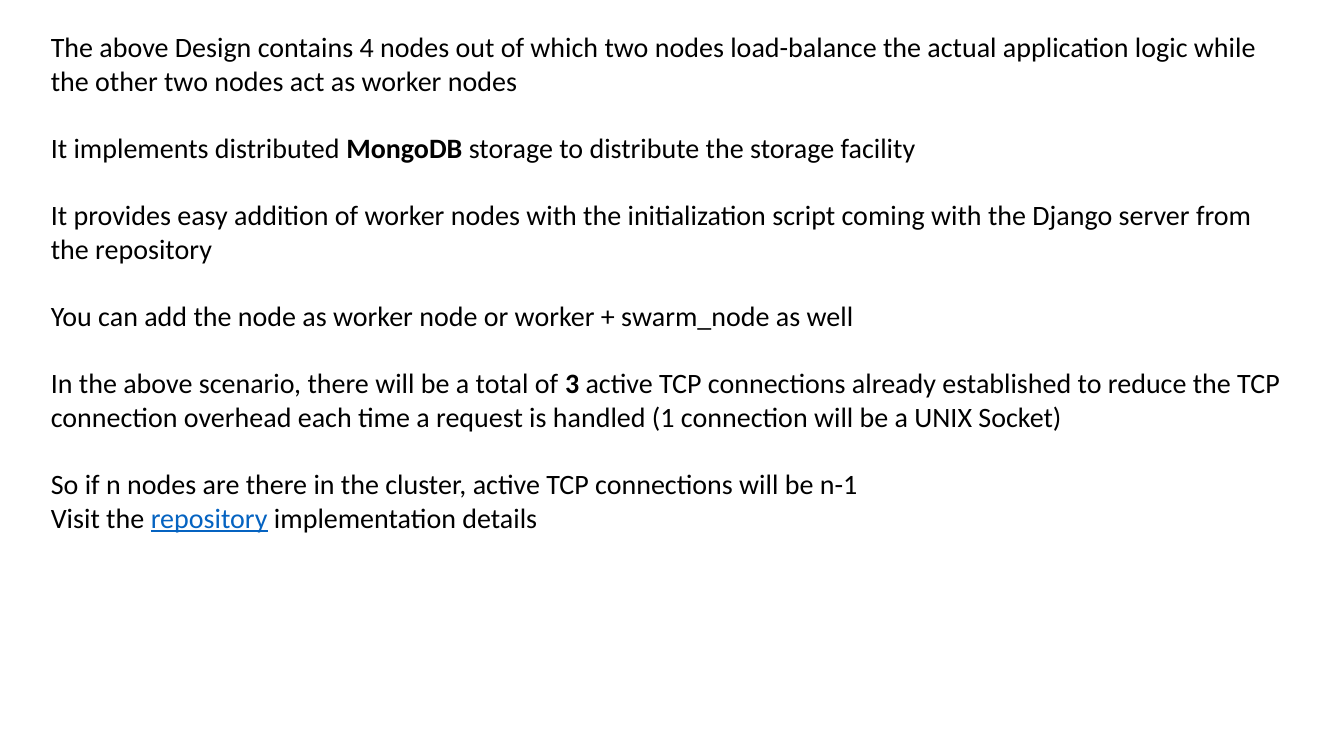
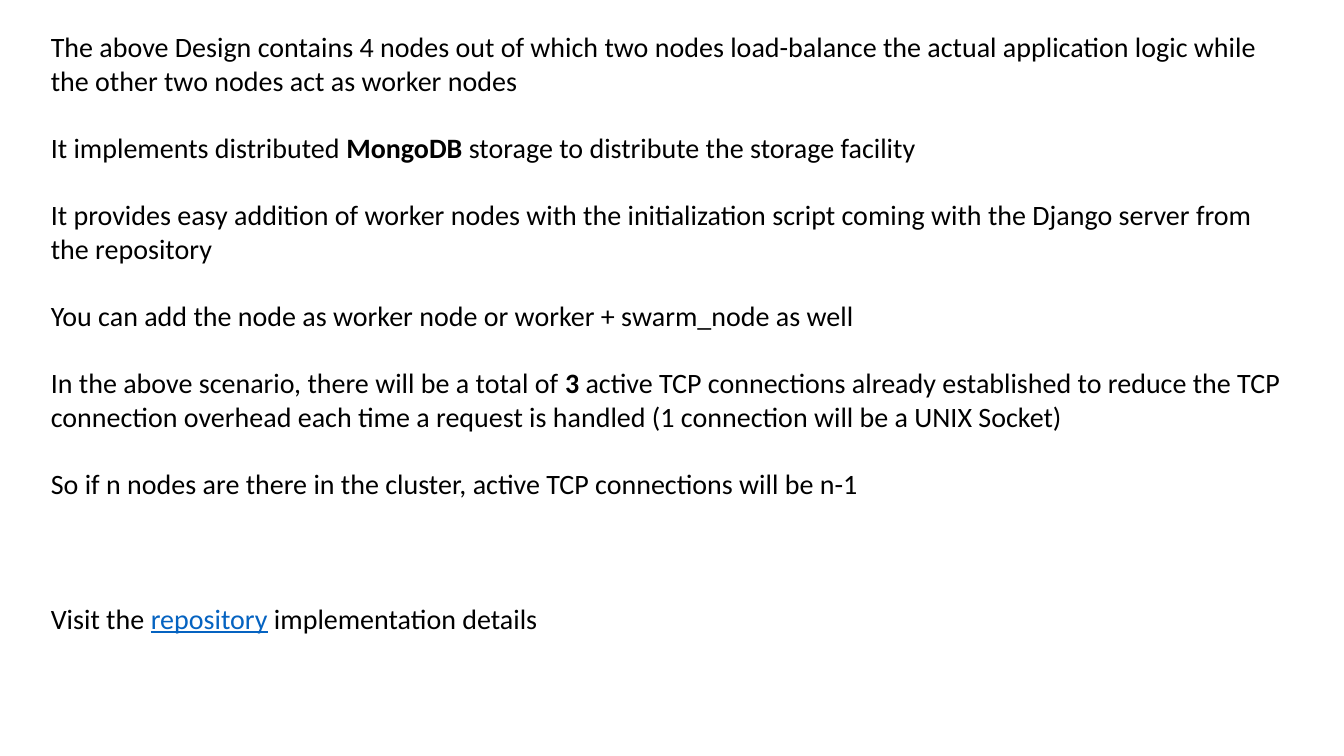
Before and after one commit to VaradBelwalkar/Scalable-Platform-as-a-Service, a slide deck: slide 5 of reference.pptx. Drawn at 1344x756 pixels with LibreOffice and Linux fonts; fonts in the diff are those of the drawing. Boxes give left, top, right and bottom in pixels: in the first picture for what was removed or moved away, otherwise in the second. Text is boxed around its words. In the diff, an @@ line names an element or a change of style, - is before the commit and + after.

```diff
--- a/reference.pptx
+++ b/reference.pptx
@@ text "The above Design contains 4 ..." rewrapped from (51, 37, 1280, 533) to (51, 37, 1280, 634) @@
```
Also in this commit, not shown: 4 other slides changed, 2 other files.
